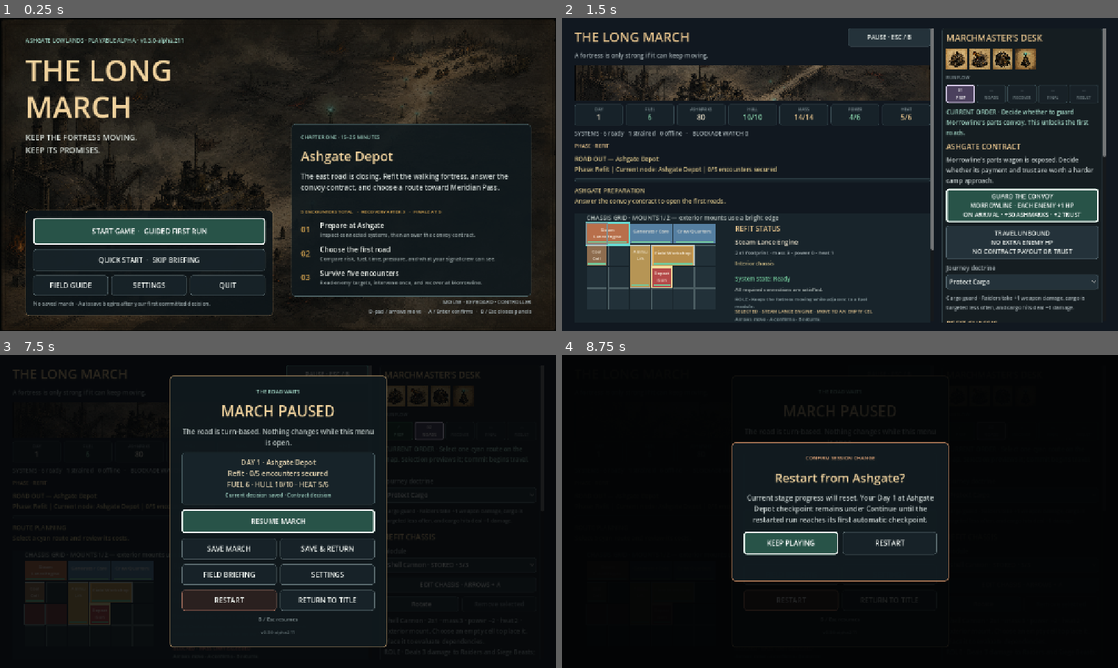
Above: before the commit, frames 1-4 (two rows, left to right).
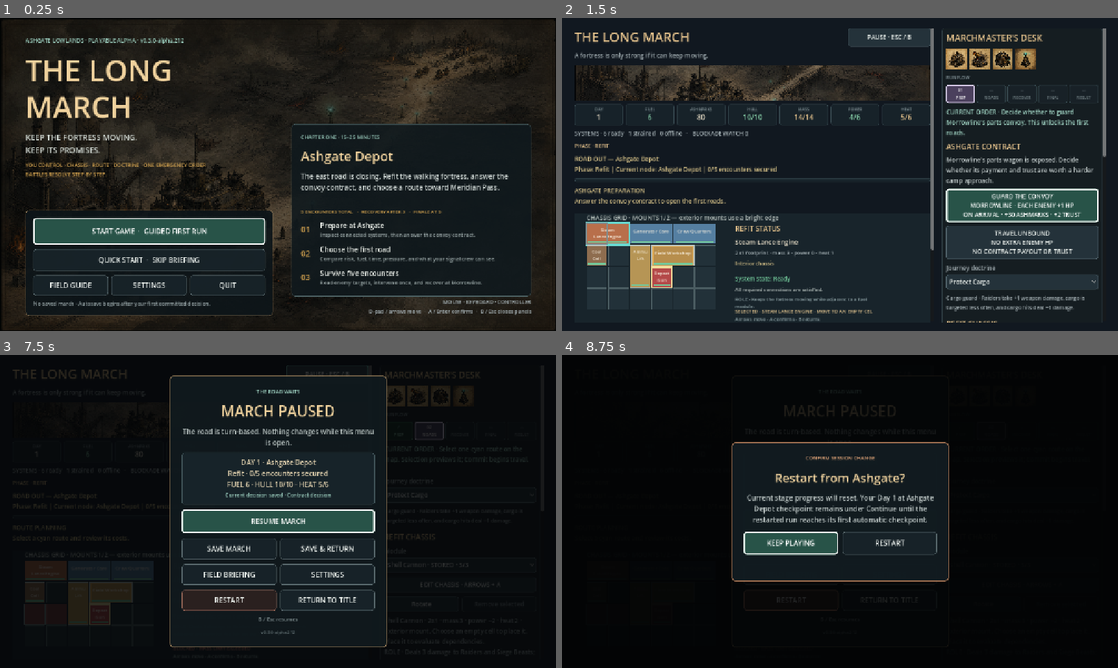
Above: after the commit, the same moments.

Repository: raphaelroshan/the-long-march
Game: Godot game, scene res://scenes/App.tscn
The game is run twice, just before and just after one commit, with the same random seed, the same clock (stepped at 60 frames per second) and the same inputs.
Inputs:
- Up to frame 1 (0.25 s): no input
- Up to frame 2 (1.5 s): click "START GAME · GUIDED FIRST RUN" at 0.5 s; click "SKIP FOR THIS RUN" at 1.25 s
- Up to frame 3 (7.5 s): click "GUARD THE CONVOY MORROWLINE ·…" at 2 s; click "Steam Lance Engine · ON CHASS…" at 2.75 s; click "Protect Cargo" at 3.5 s; click "Shell Cannon · STORED · 3/3" at 4.25 s; click "EDIT CHASSIS · ARROWS + A" at 5 s; click "Refugee Bunk · STORED · 3/3" at 5.75 s; click "Rotate" at 6.5 s; click "PAUSE · ESC / B" at 7.25 s
- Up to frame 4 (8.75 s): click "RESTART" at 8 s

The runs differ from the first frame. In frame 1, 0.5% of the frame differs, in the area x 4-37%, y 7-51%; in frame 2, less than 0.1%; in frame 3, less than 0.1%; in frame 4, less than 0.1%.

Commit message:
Clarify player agency on title screen

Diff:
--- a/project.godot
+++ b/project.godot
@@ -4,7 +4,7 @@
 
 [application]
 config/name="The Long March"
-config/version="0.3.0-alpha.211"
+config/version="0.3.0-alpha.212"
 run/main_scene="res://scenes/App.tscn"
 config/features=PackedStringArray("4.4", "GL Compatibility")
 
--- a/src/ui/app.gd
+++ b/src/ui/app.gd
@@ -177,6 +177,12 @@
 	promise.add_theme_font_size_override("font_size", 18)
 	promise.add_theme_color_override("font_color", Color("#d7dfd9"))
 	left.add_child(promise)
+
+	var control_contract := Label.new()
+	control_contract.text = "YOU CONTROL · CHASSIS · ROUTE · DOCTRINE · ONE EMERGENCY ORDER\nBATTLES RESOLVE STEP BY STEP."
+	control_contract.add_theme_font_size_override("font_size", 12)
+	control_contract.add_theme_color_override("font_color", Color("#d8a650"))
+	left.add_child(control_contract)
 
 	var spacer := Control.new()
 	spacer.size_flags_vertical = Control.SIZE_EXPAND_FILL
--- a/tests/test_app_shell.gd
+++ b/tests/test_app_shell.gd
@@ -39,6 +39,7 @@
 	_expect(app.guide_button.text == "FIELD GUIDE" and app.save_status_label.text.contains("Autosave begins after your first committed decision"), "the title should explain the first automatic checkpoint in player-facing language")
 	_expect(app.guide_quick_start_button.text == "QUICK START ASHGATE", "the no-save Field Guide should offer a direct quick start")
 	_expect(_tree_contains_text(app.menu_view, "Prepare at Ashgate") and _tree_contains_text(app.menu_view, "answer the convoy contract"), "the title overview should match the contract-first playable handoff while retaining chassis preparation")
+	_expect(_tree_contains_text(app.menu_view, "YOU CONTROL · CHASSIS · ROUTE · DOCTRINE · ONE EMERGENCY ORDER") and _tree_contains_text(app.menu_view, "BATTLES RESOLVE STEP BY STEP"), "the title should state the boundary between player decisions and automatic battle resolution before starting")
 	_expect(_tree_contains_text(app.menu_view, "5 ENCOUNTERS TOTAL") and _tree_contains_text(app.menu_view, "FINALE AT 5"), "the title should make clear that the final battle is the fifth encounter, not an additional sixth fight")
 	_expect(_tree_contains_text(app.menu_view, "D-pad / arrows move") and _tree_contains_text(app.menu_view, "B / Esc closes panels"), "the title should describe its own navigation behavior instead of claiming that cancel pauses the game")
 	var completed_briefing := FileAccess.open(ONBOARDING_PATH, FileAccess.WRITE)
--- a/tools/ci_manifest.json
+++ b/tools/ci_manifest.json
@@ -1,7 +1,7 @@
 {
   "slug": "the-long-march",
   "display_name": "The Long March",
-  "prototype_version": "0.3.0-alpha.211",
+  "prototype_version": "0.3.0-alpha.212",
   "playtest_ready": true,
   "godot_test": "res://tests/test_fortress_state.gd",
   "primary_repo": "raphaelroshan/the-long-march",
Not shown, changed: export_presets.cfg
Not shown, changed: docs/decision_log.md
